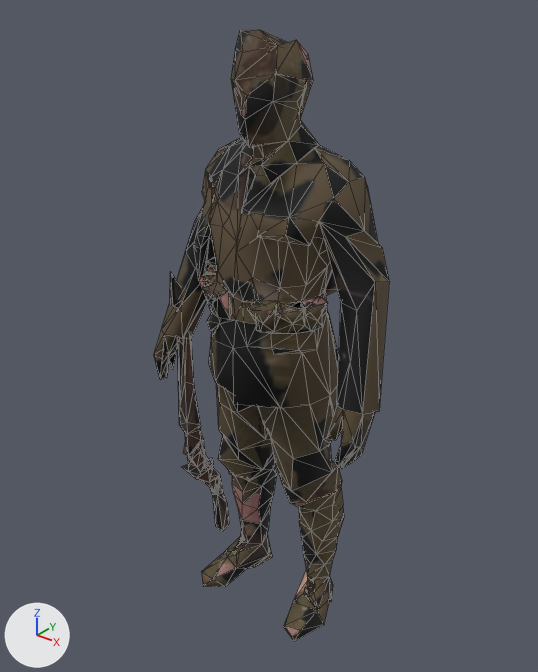
The glTF model models/rifleman.glb, before and after one commit.
One viewpoint serves both versions: a 50 mm lens placed at (1.221, -1.559, 1.915), pointed at (-0.03, 0.004, 0.946). Every picture has the same lights, and +X, +Y and +Z are marked at lower left. The first picture is the older version. Mesh edges are drawn as thin lines. Vertices at exactly the same position are counted once.

Objects in the first picture: 'rifleman'.
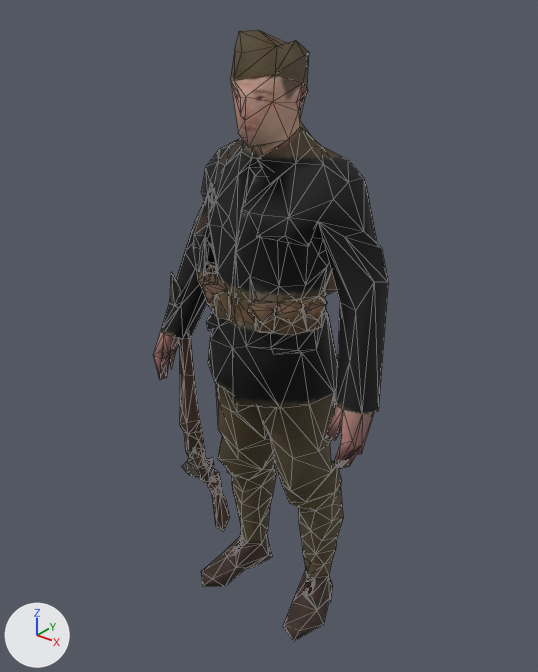
Pixel boxes (x1, y1, x2, y2) of what changed, in the pictures (538 x 672 px; the box of a moved part takes in the faces that stretch with it):
'rifleman', reshaped: before (154, 29, 389, 641); after (154, 30, 388, 641)
part 1 of me_mesh_0_001, moved or reshaped: before (160, 40, 378, 568); after (160, 41, 377, 567)
part 2 of me_mesh_0_001, moved or reshaped: before (285, 563, 333, 631); after (284, 562, 333, 630)
part 3 of me_mesh_0_001, moved or reshaped: before (228, 469, 273, 492); after (226, 468, 272, 492)
part 4 of me_mesh_0_001, surface changed: (154, 30, 388, 641) in both
part 5 of me_mesh_0_001, recoloured: before (233, 139, 334, 415); after (211, 139, 335, 409)

Edits to the bpy script that builds the scene:
```text
Change me_mesh_0_001:
    used by ob_rifleman; location = (0.0, 0.0, 0.0)
    remove me_mesh_0_001.from_pydata(...)  # 894 vertices, 1933 faces; spans x -0.4..0.4, y -0.22..0.22, z 0.0..1.8
    add me_mesh_0_001.from_pydata(...)  # 896 vertices, 1932 faces; spans x -0.39..0.39, y -0.22..0.22, z 0.0..1.8
    me_mesh_0_001 part 1: 43 vertices moved from x -0.35..0.36, y -0.21..0.12, z 0.0..1.74 to x -0.34..0.36, y -0.2..0.12, z 0.0..1.74; 198 vertices removed from x -0.4..0.38, y -0.21..0.12, z 0.08..1.75; 203 vertices added at x -0.39..0.38, y -0.21..0.13, z 0.05..1.75
    me_mesh_0_001 part 2: 3 vertices moved within x 0.16..0.17, y -0.05..-0.01, z 0.08..0.12; 13 vertices removed from x 0.17..0.23, y -0.06..0.04, z 0.06..0.13; 10 vertices added at x 0.16..0.22, y -0.06..0.04, z 0.06..0.13
    me_mesh_0_001 part 3: 3 vertices moved from x -0.13..-0.08, y -0.08..-0.03, z 0.41..0.45 to x -0.14..-0.09, y -0.08..-0.04, z 0.42..0.45
    me_mesh_0_001 part 4: 823 kept faces spanning x -0.39..0.39, y -0.22..0.22, z 0.0..1.8 get new texture (UV) coordinates
    me_mesh_0_001 part 5: 4 faces spanning x -0.15..0.23, y -0.16..0.07, z 0.61..1.53 switch from mat_baked (picture img_colour) to mat_baked_owner (picture img_colour_owner)
```
